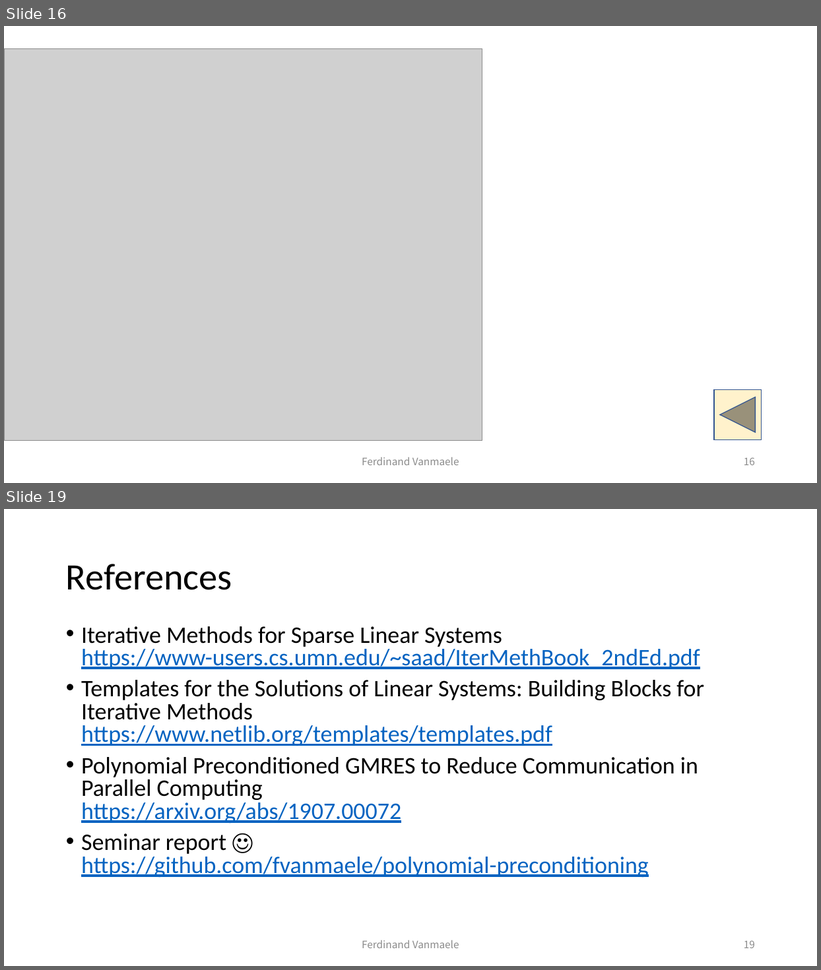
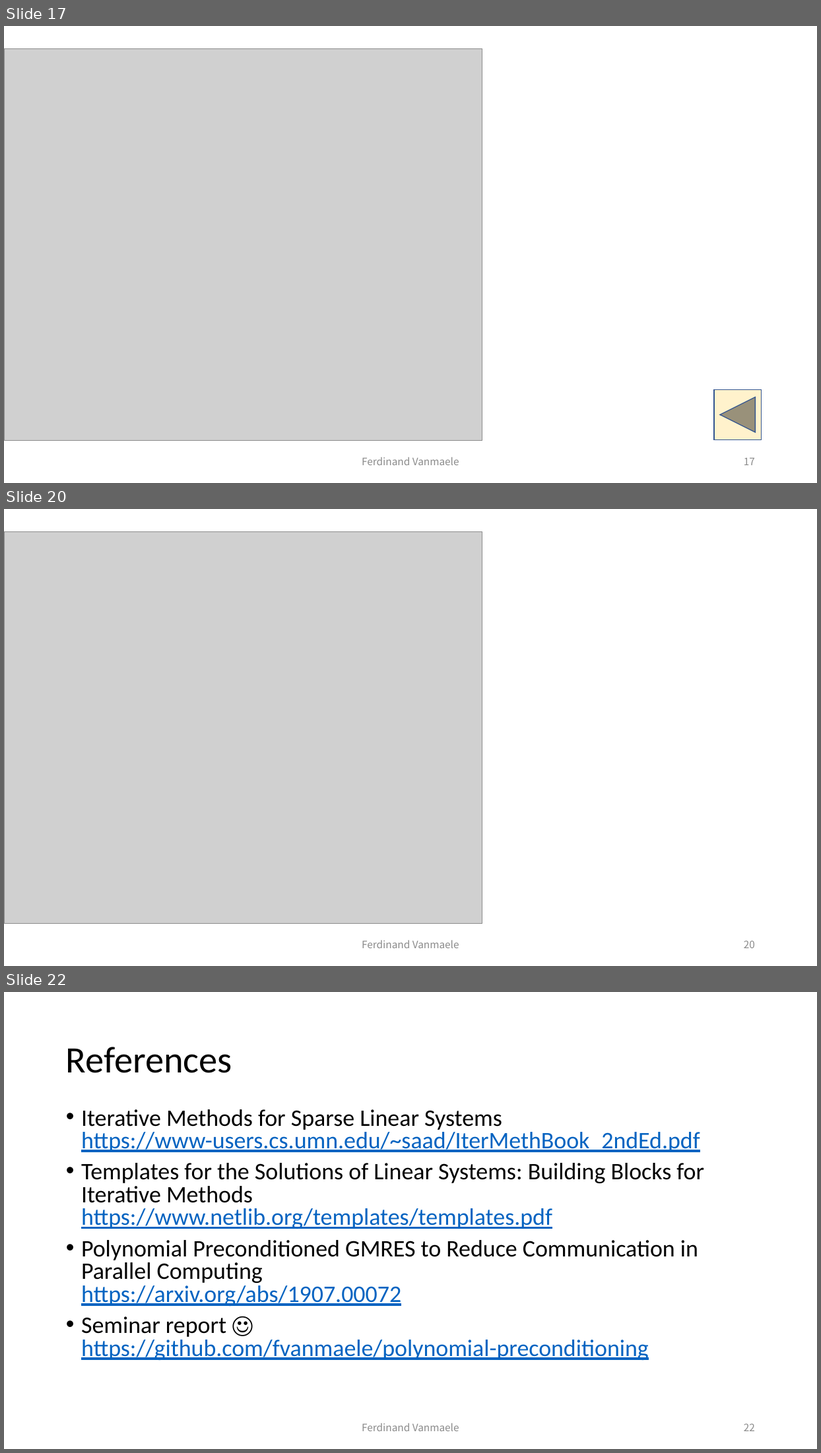
Before and after one commit to fvanmaele/polynomial-preconditioning, a slide deck: presentation.pptx. Shown one above the other, each under a label of ours: slides 16 and 19 before the commit, slides 17, 20 and 22 after it; the slides between them are not shown. The pictures are 821x970 and 821x1453 pixels, drawn with LibreOffice and Linux fonts; fonts in the diff are those of the drawing; grey boxes stand for pictures. Boxes give left, top, right and bottom in pixels: in the first picture for what was removed or moved away, otherwise in the second. Text is boxed around its words. In the diff, an @@ line names an element or a change of style, - is before the commit and + after.

```diff
--- a/presentation.pptx
+++ b/presentation.pptx
@@ slide 20 added at <box>4,509,817,966</box>, background #FFFFFF @@
@@ picture added at <box>4,532,483,923</box> @@
@@ text added at <box>362,941,459,949</box>, 12 pt, text #8C8C8C @@
+Ferdinand Vanmaele
@@ page number added at <box>744,941,755,949</box>, 12 pt, text #8C8C8C @@
+20
@@ what was slide 16 is now slide 17 @@
@@ page number at <box>744,458,755,466</box>: text changed @@
-16
+17
@@ what was slide 19 is now slide 22 @@
@@ page number at <box>744,1424,755,1432</box>: text changed @@
-19
+22
```
Also in this commit, not shown: 8 slides changed, 3 other slides added, 1 slide removed, 39 other files.
